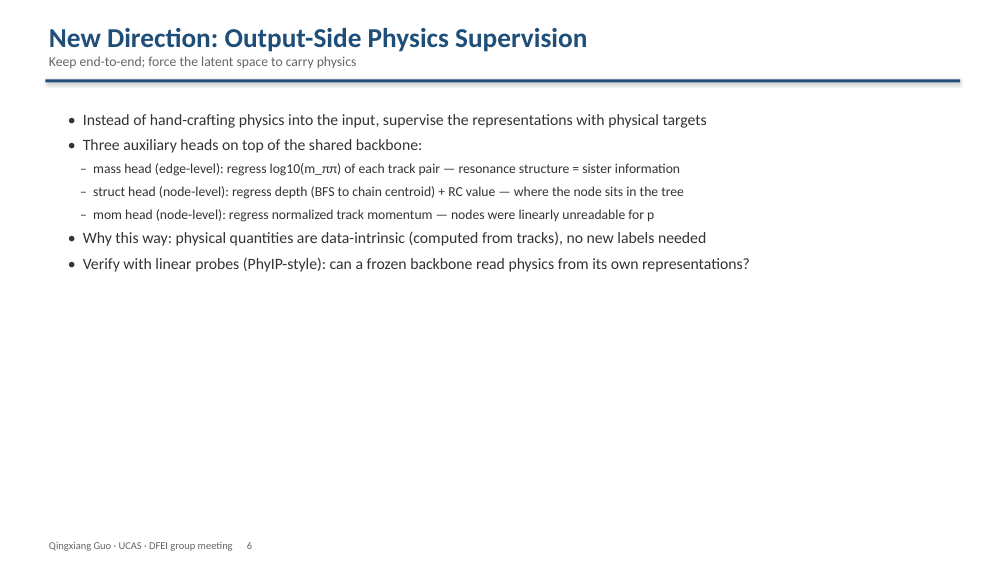
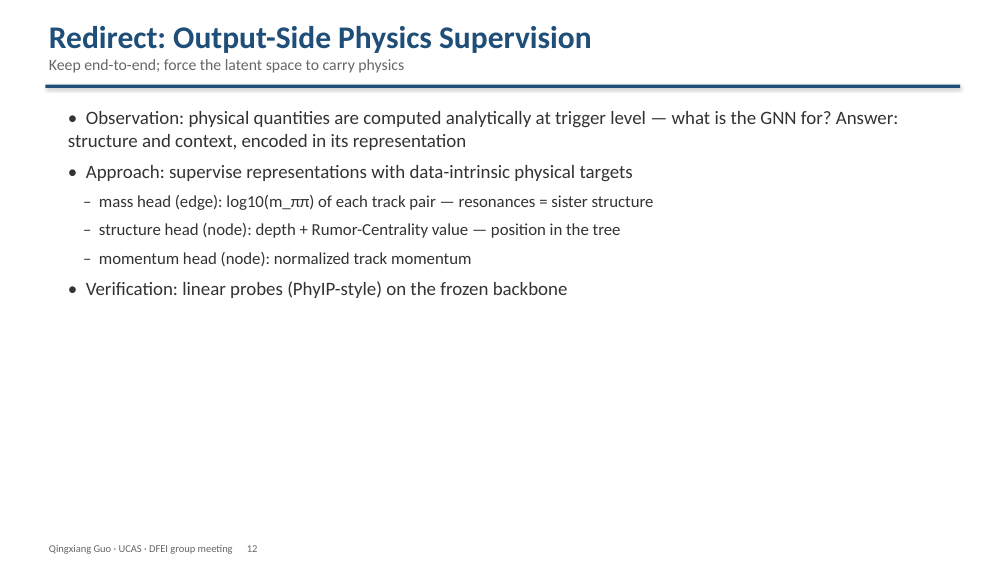
Before and after one commit to Aniedrew/dfei_ift, a slide deck: slide 12 of meeting_figs/DFEI_progress_20260902_EN.pptx (slide 6 before the commit). Drawn at 1008x567 pixels with LibreOffice and Linux fonts; fonts in the diff are those of the drawing. Boxes give left, top, right and bottom in pixels: in the first picture for what was removed or moved away, otherwise in the second. Text is boxed around its words. In the diff, an @@ line names an element or a change of style, - is before the commit and + after.

Commit message:
docs: formalize group-meeting deck v2 (25 slides, figures, >=20pt) + speech script

```diff
--- a/meeting_figs/DFEI_progress_20260902_EN.pptx
+++ b/meeting_figs/DFEI_progress_20260902_EN.pptx
@@ text at (x1=49, y1=26, x2=592, y2=53): text changed; size 26 to 30 pt @@
-New Direction: Output-Side Physics Supervision
+Redirect: Output-Side Physics Supervision
@@ text at (x1=49, y1=59, x2=404, y2=73): size 13 to 15 pt in "Keep end-to-end; force the latent space to ..." @@
@@ rectangle moved from (x1=45, y1=79, x2=960, y2=82) to (x1=45, y1=85, x2=960, y2=88) @@
@@ text at (x1=68, y1=111, x2=899, y2=298): text changed; size 15 to 18 pt @@
-• Instead of hand-crafting physics into the input, supervise the representations with physical targets
-• Three auxiliary heads on top of the shared backbone:
-– mass head (edge-level): regress log10(m_ππ) of each track pair — resonance structure = sister information
-– struct head (node-level): regress depth (BFS to chain centroid) + RC value — where the node sits in the tree
-– mom head (node-level): regress normalized track momentum — nodes were linearly unreadable for p
-• Why this way: physical quantities are data-intrinsic (computed from tracks), no new labels needed
-• Verify with linear probes (PhyIP-style): can a frozen backbone read physics from its own representations?
+• Observation: physical quantities are computed analytically at trigger level — what is the GNN for? Answer: structure and context, encoded in its representation
+• Approach: supervise representations with data-intrinsic physical targets
+– mass head (edge): log10(m_ππ) of each track pair — resonances = sister structure
+– structure head (node): depth + Rumor-Centrality value — position in the tree
+– momentum head (node): normalized track momentum
+• Verification: linear probes (PhyIP-style) on the frozen backbone
@@ text at (x1=49, y1=545, x2=258, y2=554): text changed @@
-Qingxiang Guo · UCAS · DFEI group meeting 6
+Qingxiang Guo · UCAS · DFEI group meeting 12
```
Also in this commit, not shown: 14 other slides changed, 10 slides added, 4 slides removed, 2 other files.
